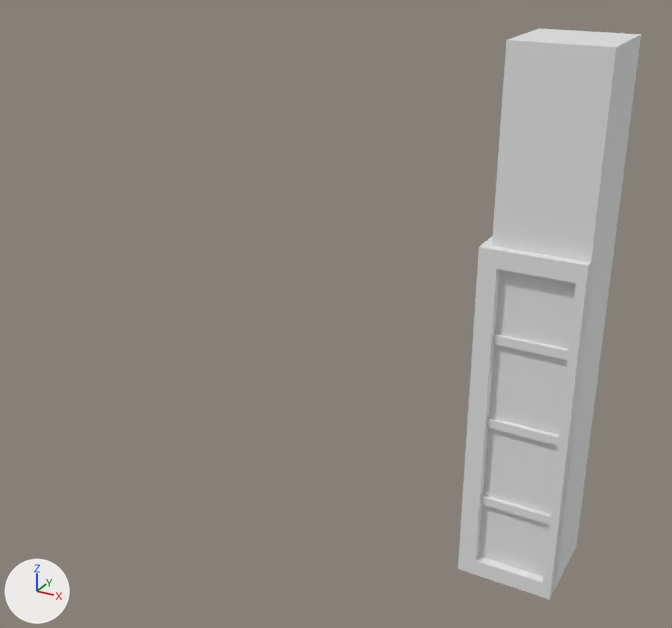
What one commit did to the Blender file Assets/Visuals/Map/OutdoorCorner.blend.
Rendered twice from a camera (50 mm lens) standing at (0.381, -1.906, 1.427) and looking at (-0.45, -0.397, 0.673). Every picture has the same lights, and +X, +Y and +Z are marked at lower left.

The scene before the commit, as lines of its bpy script (objects in view):
```python
me_cube_003 = bpy.data.meshes.new('Cube.003')
me_cube_003.from_pydata(...)  # a box spanning x -0.2..0.0, y -0.2..0.0, z 0.0..0.8
me_cube_005 = bpy.data.meshes.new('Cube.005')
me_cube_005.from_pydata(...)  # a box spanning x -0.2..0.0, y -0.2..0.0, z 0.8..1.2
me_cube_006 = bpy.data.meshes.new('Cube.006')
me_cube_006.from_pydata(...)  # 104 vertices, 78 faces; spans x -0.22..0.0, y -0.22..0.0, z 0.0..0.8
ob_cube_003 = bpy.data.objects.new('Cube.003', me_cube_003)
ob_cube_003.location = (0.0, 0.0, 0.0)
ob_cube_005 = bpy.data.objects.new('Cube.005', me_cube_005)
ob_cube_005.location = (0.0, 0.0, 0.0)
ob_cube_006 = bpy.data.objects.new('Cube.006', me_cube_006)
ob_cube_006.location = (0.0, 0.0, 0.0)
```
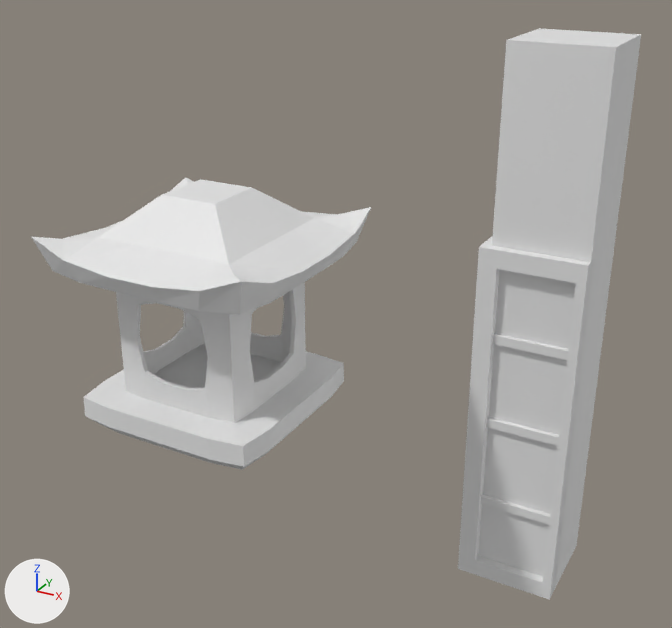
Where the change shows, as pixel boxes (x1, y1, x2, y2) in the pictures (672 x 628 px):
'Plane', added: after (31, 177, 371, 470)

The change in detail:
Mesh me_plane is new.
It has 384 vertices, 407 faces and spans x -0.825..-0.375, y -0.825..-0.375, z 0.484..0.959.
Object 'Plane' (ob_plane) is new; it shows me_plane.
Its location is (0.0, 0.0, 0.0).
